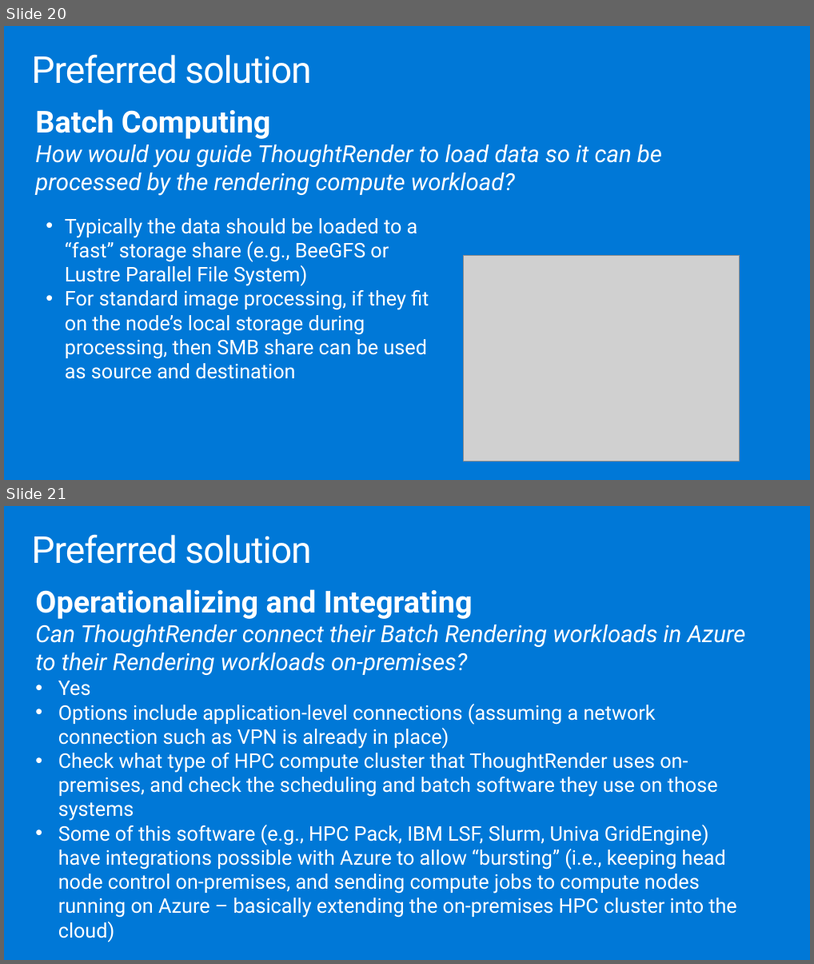
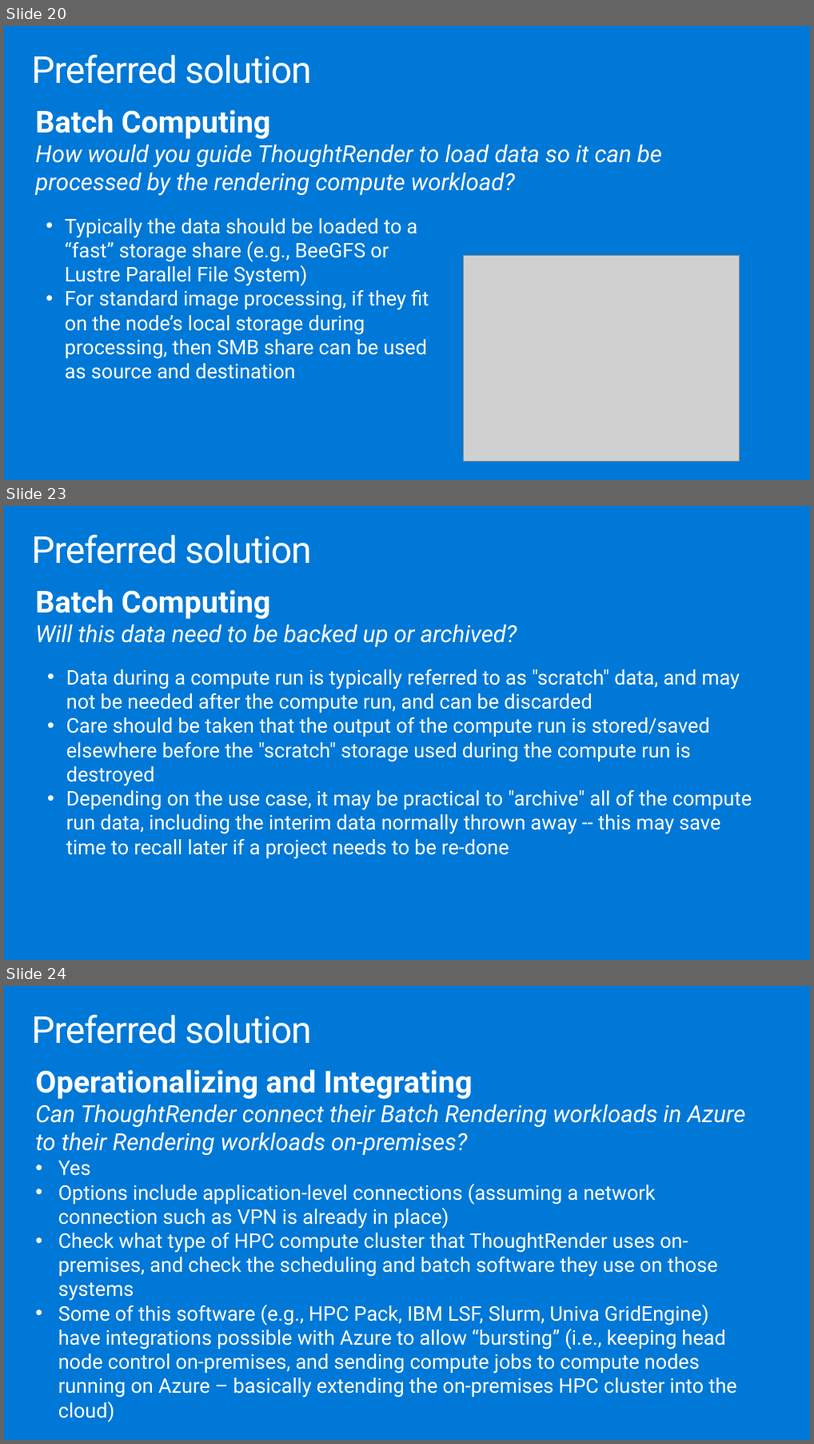
Before and after one commit to givenscj/MCW-High-Performance-Computing, a slide deck: Whiteboard design session/WDS trainer presentation - Big Compute.pptx. Shown one above the other, each under a label of ours: slides 20 and 21 before the commit, slides 20, 23 and 24 after it; the slides between them are not shown. The pictures are 814x964 and 814x1444 pixels, drawn with LibreOffice and Linux fonts; fonts in the diff are those of the drawing; grey boxes stand for pictures. Boxes give left, top, right and bottom in pixels: in the first picture for what was removed or moved away, otherwise in the second. Text is boxed around its words. In the diff, an @@ line names an element or a change of style, - is before the commit and + after.

```diff
--- a/Whiteboard design session/WDS trainer presentation - Big Compute.pptx
+++ b/Whiteboard design session/WDS trainer presentation - Big Compute.pptx
@@ slide 23 added at [4, 506, 810, 960], background #0078D7 @@
@@ title added at [31, 534, 311, 564], 44.1 pt, text #FFFFFF @@
+Preferred solution
@@ text added at [35, 589, 518, 647], 28 pt, text #FFFFFF, italic @@
+Batch Computing
+Will this data need to be backed up or archived?
@@ text added at [66, 669, 752, 859], 24 pt, text #FFFFFF @@
+• Data during a compute run is typically referred to as "scratch" data, and may not be needed after the compute run, and can be discarded
+• Care should be taken that the output of the compute run is stored/saved elsewhere before the "scratch" storage used during the compute run is destroyed
+• Depending on the use case, it may be practical to "archive" all of the compute run data, including the interim data normally thrown away -- this may save time to recall later if a project needs to be re-done
@@ what was slide 21 is now slide 24 @@
```
Also in this commit, not shown: 2 slides changed, 3 other slides added.
